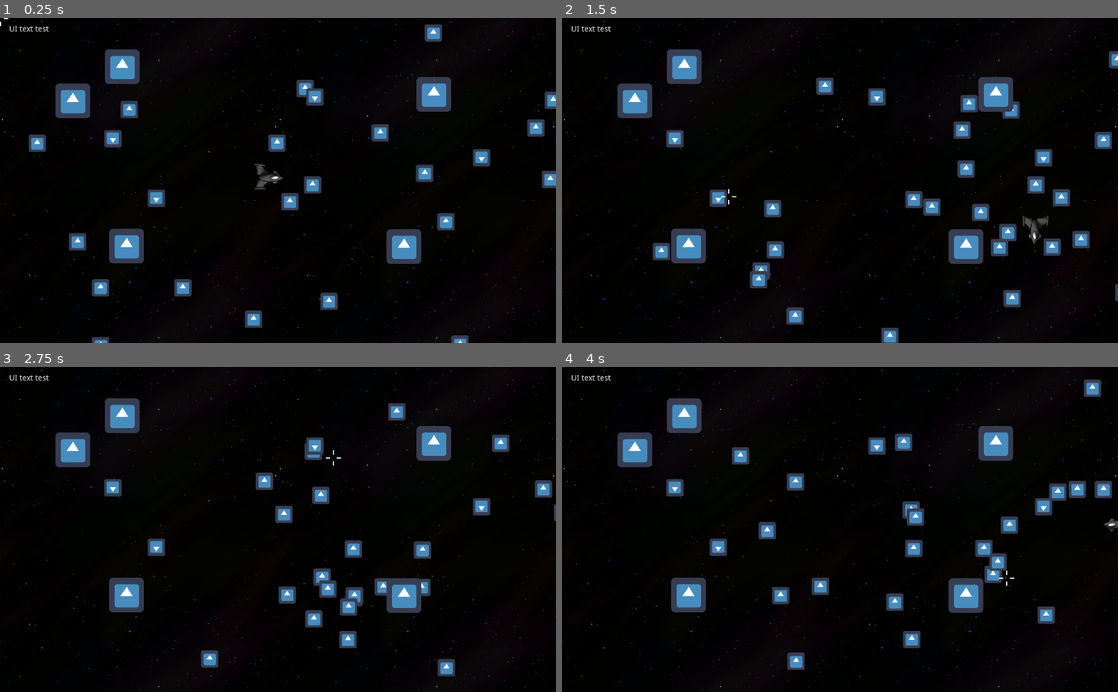
Above: before the commit, frames 1-4 (two rows, left to right).
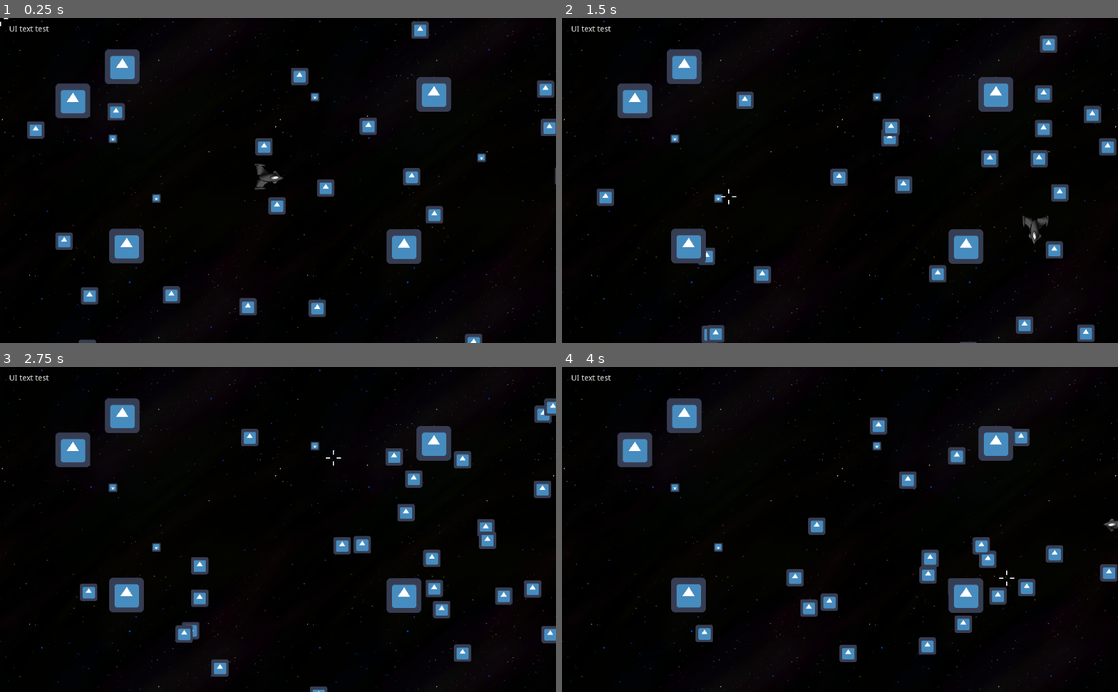
Above: after the commit, the same moments.

Repository: b-tod/Scalar
Game: Godot game, scene res://Scenes/Main.tscn
Two runs of this game, one before a commit and one after it. Both use one fixed random seed, a clock stepped at 60 frames per second and the inputs below. The engine's default icon, where the game draws it, is replaced by a stand-in: a white triangle on a blue panel in a dark square.
Inputs (mouse positions are in pixels of both pictures, inside the frame that each line leads up to):
- Up to frame 1 (0.25 s): no input
- Up to frame 2 (1.5 s): move the mouse to (962, 164) at 0.52 s; hold Right (ui_right) 0.53-1.28 s; click (962, 164) at 0.67 s; move the mouse to (728, 196) at 1.27 s; hold Down (ui_down) from 1.28 s (still down)
- Up to frame 3 (2.75 s): move the mouse to (333, 458) at 2.02 s; release Down (ui_down) at 2.03 s; hold Right (ui_right) from 2.03 s (still down)
- Up to frame 4 (4 s): move the mouse to (812, 594) at 2.77 s; release Right (ui_right) at 2.78 s; hold Up (ui_up) 2.78-3.53 s; click (812, 594) at 2.92 s; move the mouse to (1006, 578) at 3.52 s; hold Left (ui_left) from 3.53 s (still down)

The runs differ from the first frame. In frame 1, 5.8% of the frame differs, in the area x 4-100%, y 1-100%; in frame 2, 7.2%, in the area x 6-100%, y 5-100%; in frame 3, 7.1%; in frame 4, 7.1%.
Error in both runs: Attempt to call function 'add_child' in base 'null instance' on a null instance. (res://Scripts/Shooting.gd:26)

Commit message:
Enemies can drop loot

Diff:
--- a/Nodes/PickUp.tscn
+++ b/Nodes/PickUp.tscn
@@ -8,7 +8,7 @@
 radius = 35.0143
 
 [node name="PickUp" type="Node2D"]
-scale = Vector2( 0.5, 0.5 )
+scale = Vector2( 0.25, 0.25 )
 script = ExtResource( 2 )
 
 [node name="Sprite" type="Sprite" parent="."]
--- a/Nodes/Player.tscn
+++ b/Nodes/Player.tscn
@@ -14,6 +14,7 @@
 radius = 31.305
 
 [sub_resource type="CircleShape2D" id=2]
+radius = 17.0
 
 [node name="Player" type="Node2D"]
 script = ExtResource( 2 )
@@ -48,6 +49,7 @@
 script = ExtResource( 9 )
 
 [node name="Area2D" type="Area2D" parent="Collecting"]
+scale = Vector2( 2, 2 )
 
 [node name="CollisionShape2D" type="CollisionShape2D" parent="Collecting/Area2D"]
 shape = SubResource( 2 )
--- a/Scripts/Enemy.gd
+++ b/Scripts/Enemy.gd
@@ -1,6 +1,6 @@
 extends Node2D
 
-var speed = 200
+var speed = 100
 var destination
 
 func _ready():
--- a/Scripts/Loot.gd
+++ b/Scripts/Loot.gd
@@ -1,6 +1,9 @@
 extends Node2D
 
 export (Resource) var loot_path
+
+onready var source = $".."
+onready var world = $"../../.."
 
 # Called when the node enters the scene tree for the first time.
 func _ready():
@@ -12,4 +15,20 @@
 
 func _notification(what):
 	if (what == NOTIFICATION_PREDELETE):
-		print("TODO: There should be loot...")
+		drop_loot()
+
+func drop_loot(min_drop = 1, max_drop = 5):
+	for i in range(0, int(rand_range(min_drop, max_drop))):
+		# TODO Move this to PickUp constructor/init method
+		var loot = loot_path.instance()
+		# Set position and direction
+		loot.global_position = source.global_position
+
+		var direction = (source.destination - source.global_position).normalized()
+
+		loot.direction = direction.rotated(rand_range(-PI/4, PI/4))
+		# Set velocity and rotation
+		loot.velocity = source.speed * rand_range(1/2, 3/2)
+		loot.spin = rand_range(-2*PI, 2*PI)
+
+		world.add_child(loot)
--- a/Scripts/PickUp.gd
+++ b/Scripts/PickUp.gd
@@ -3,11 +3,18 @@
 
 export var value = 10
 
+var velocity = 0
+var spin = 0
+export var direction : Vector2
+
+var timer
+
 # Called when the node enters the scene tree for the first time.
-func _ready():
-	pass # Replace with function body.
+#func _ready():
+#	pass
 
 
 # Called every frame. 'delta' is the elapsed time since the previous frame.
-#func _process(delta):
-#	pass
+func _process(delta):
+	global_position += direction * velocity * delta
+	rotate(spin * delta)
